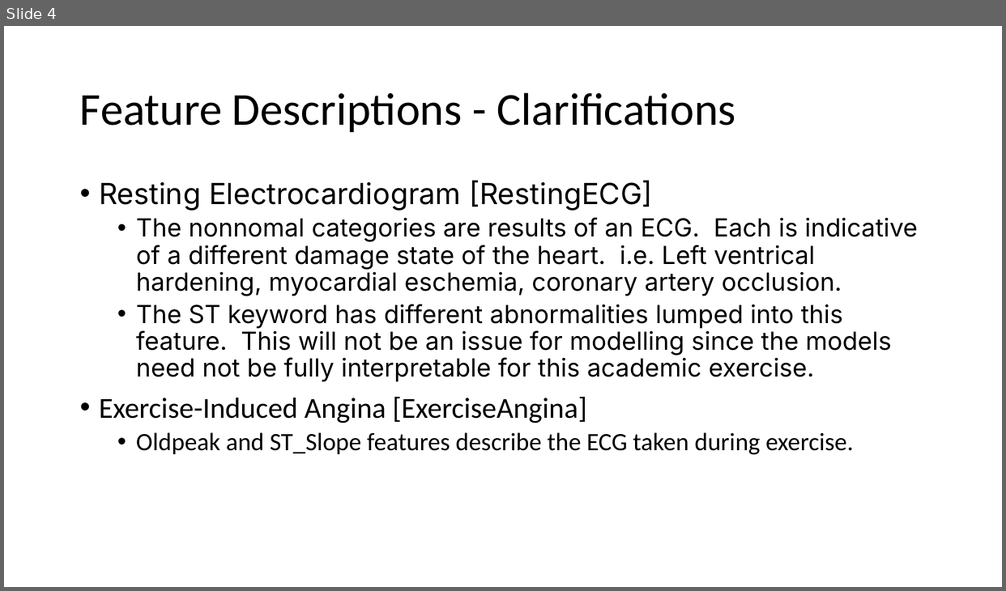
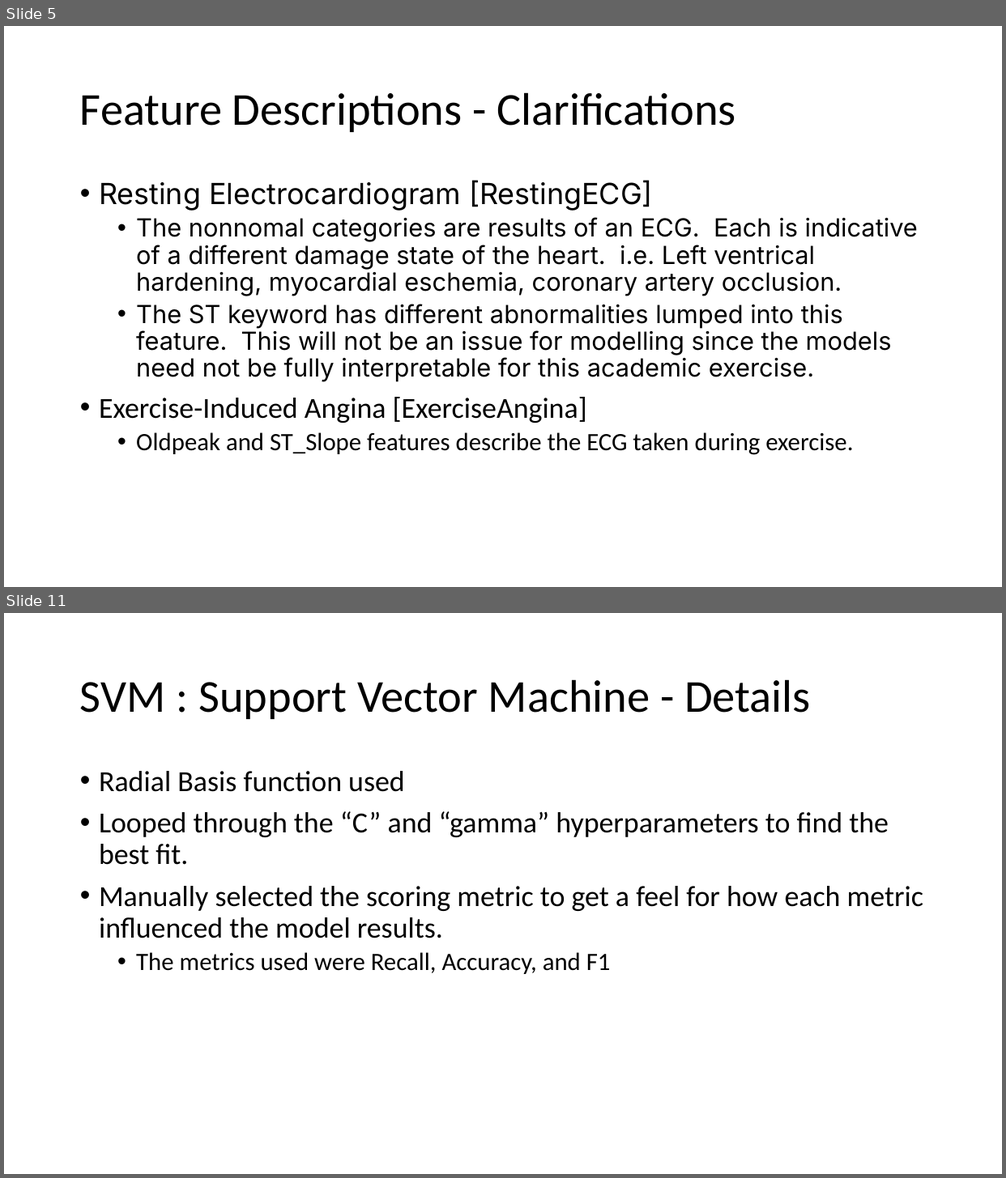
Before and after one commit to M-Matrona/IBM-Machine-Learning-Course, a slide deck: Course_3_Classification/Classification_Project_Heart_Disease_Prediction.pptx. Shown one above the other, each under a label of ours: slide 4 before the commit, slides 5 and 11 after it; the slides between them are not shown. The pictures are 1006x591 and 1006x1178 pixels, drawn with LibreOffice and Linux fonts; fonts in the diff are those of the drawing. Boxes give left, top, right and bottom in pixels: in the first picture for what was removed or moved away, otherwise in the second. Text is boxed around its words. In the diff, an @@ line names an element or a change of style, - is before the commit and + after.

```diff
--- a/Course_3_Classification/Classification_Project_Heart_Disease_Prediction.pptx
+++ b/Course_3_Classification/Classification_Project_Heart_Disease_Prediction.pptx
@@ slide 11 added at [4,613,1002,1174], background #FFFFFF @@
@@ title added at [80,679,811,719], 44 pt, text #000000 @@
+SVM : Support Vector Machine - Details
@@ text added at [99,771,923,974], 28 pt, text #000000 @@
+• Radial Basis function used
+• Looped through the “C” and “gamma” hyperparameters to find the best fit.
+• Manually selected the scoring metric to get a feel for how each metric influenced the model results.
+  • The metrics used were Recall, Accuracy, and F1
@@ what was slide 4 is now slide 5 @@
```
Also in this commit, not shown: 1 slide changed, 6 other slides added, 3 other files.
